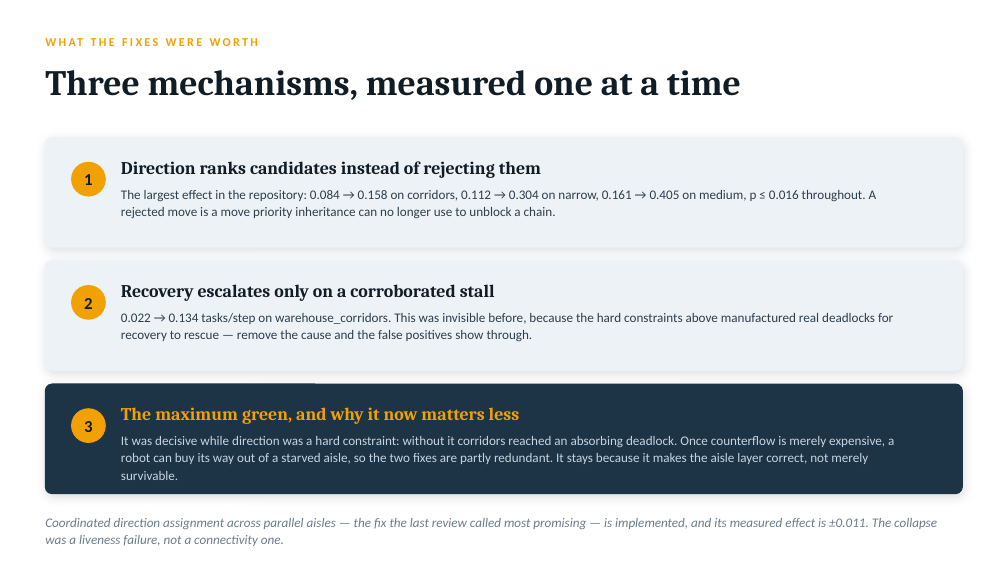
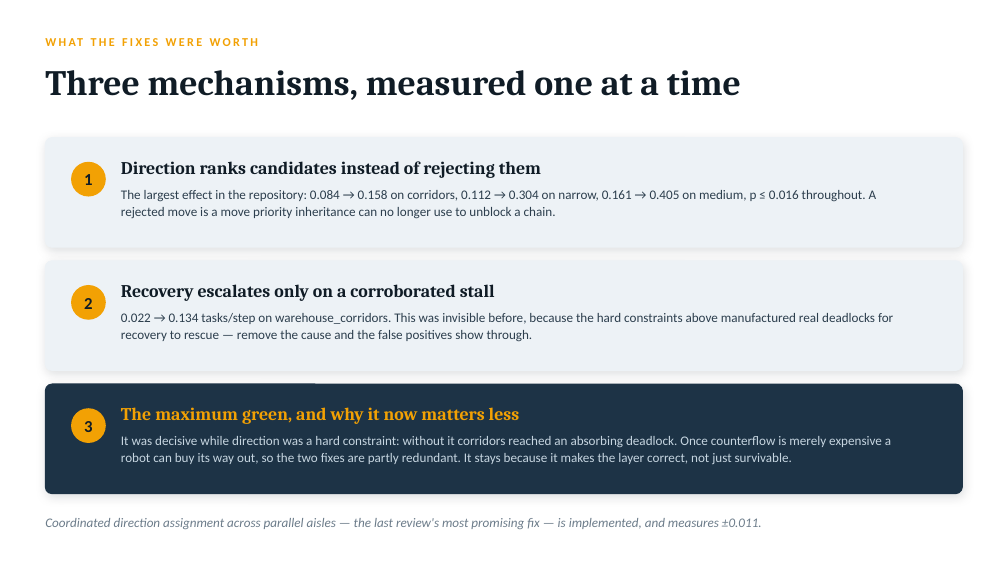
Before and after one commit to sinayanaik/aisleflow, a slide deck: slide 18 of docs/aisleflow-mapf-presentation.pptx. Drawn at 1008x567 pixels with LibreOffice and Linux fonts; fonts in the diff are those of the drawing. Boxes give left, top, right and bottom in pixels: in the first picture for what was removed or moved away, otherwise in the second. Text is boxed around its words. In the diff, an @@ line names an element or a change of style, - is before the commit and + after.

```diff
--- a/docs/aisleflow-mapf-presentation.pptx
+++ b/docs/aisleflow-mapf-presentation.pptx
@@ text at (121, 436, 891, 464): text changed @@
-It was decisive while direction was a hard constraint: without it corridors reached an absorbing deadlock. Once counterflow is merely expensive, a robot can buy its way out of a starved aisle, so the two fixes are partly redundant. It stays because it makes the aisle layer correct, not merely survivable.
+It was decisive while direction was a hard constraint: without it corridors reached an absorbing deadlock. Once counterflow is merely expensive a robot can buy its way out, so the two fixes are partly redundant. It stays because it makes the layer correct, not just survivable.
@@ text at (45, 518, 762, 529): text changed @@
-Coordinated direction assignment across parallel aisles — the fix the last review called most promising — is implemented, and its measured effect is ±0.011. The collapse was a liveness failure, not a connectivity one.
+Coordinated direction assignment across parallel aisles — the last review's most promising fix — is implemented, and measures ±0.011.
```
Also in this commit, not shown: 9 other slides changed.
